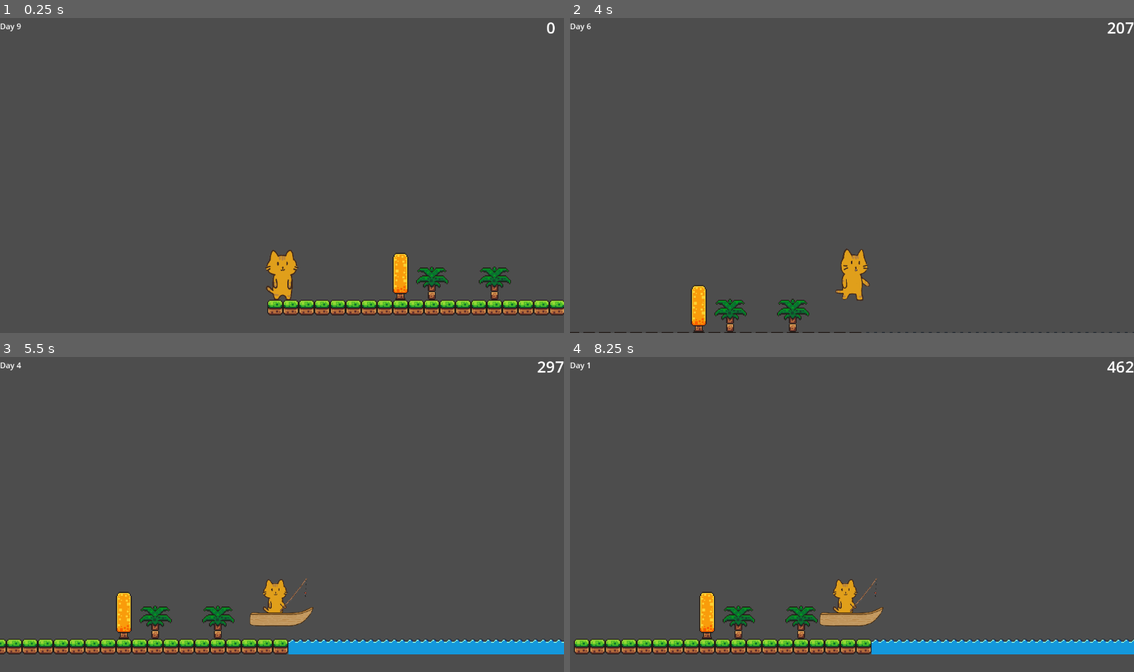
Above: before the commit, frames 1-4 (two rows, left to right).
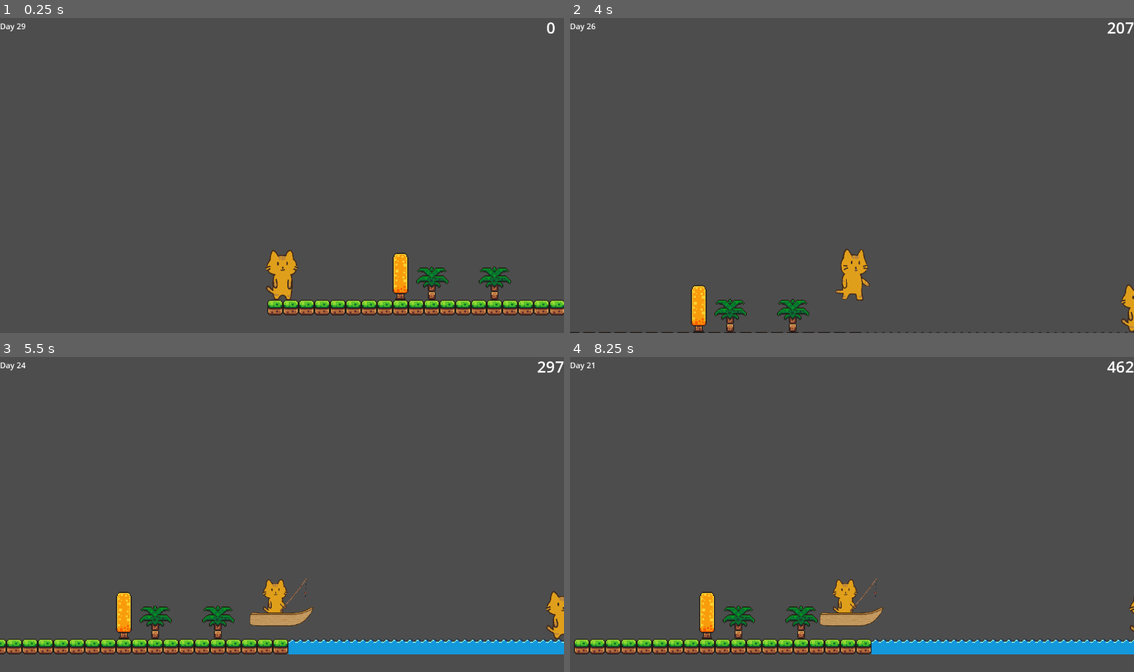
Above: after the commit, the same moments.

Repository: 3yaa/catfishing
Game: Godot game, scene res://scenes/game.tscn
The game is run twice, just before and just after one commit, with the same random seed, the same clock (stepped at 60 frames per second) and the same inputs.
Inputs:
- Up to frame 1 (0.25 s): no input
- Up to frame 2 (4 s): tap Enter (ui_accept) at 0.5, 0.77, 1.52, 3.02, 3.77 s; hold Right (ui_right) 0.53-2.03 s; tap E (interact, bound only after the commit) every 0.75 s from 0.6 to 3.6 s; hold Left (ui_left) 2.03-2.78 s; hold Right (ui_right) from 2.78 s (still down)
- Up to frame 3 (5.5 s): release Right (ui_right) at 4.28 s; hold Left (ui_left) 4.28-5.03 s; tap E (interact, bound only after the commit) at 4.35, 5.1 s; tap Enter (ui_accept) at 4.52 s; hold Right (ui_right) from 5.03 s (still down)
- Up to frame 4 (8.25 s): release Right (ui_right) at 5.78 s; hold Left (ui_left) 5.78-7.28 s; tap E (interact, bound only after the commit) every 0.75 s from 5.85 to 8.1 s; tap Enter (ui_accept) at 6.02, 6.77, 7.52 s; hold Right (ui_right) from 7.28 s (still down)

The runs differ from the first frame. In frame 1, less than 0.1% of the frame differs, in the area x 3-5%, y 1-4%; in frame 2, 0.3%; in frame 3, 0.4%, in the area x 2-100%, y 1-90%; in frame 4, less than 0.1%.

Commit message:
setup npc

Diff:
--- a/project.godot
+++ b/project.godot
@@ -49,6 +49,11 @@
 , Object(InputEventKey,"resource_local_to_scene":false,"resource_name":"","device":-1,"window_id":0,"alt_pressed":false …(183 unchanged characters)…
 ]
 }
+interact={
+"deadzone": 0.2,
+"events": [Object(InputEventKey,"resource_local_to_scene":false,"resource_name":"","device":-1,"window_id":0,"alt_pressed":false,"shift_pressed":false,"ctrl_pressed":false,"meta_pressed":false,"pressed":false,"keycode":0,"physical_keycode":69,"key_label":0,"unicode":101,"location":0,"echo":false,"script":null)
+]
+}
 
 [rendering]
 
--- a/scenes/game.tscn
+++ b/scenes/game.tscn
@@ -9,6 +9,8 @@
 [ext_resource type="PackedScene" uid="uid://cwjnjn45by5b2" path="res://scenes/ui.tscn" id="6_p57ef"]
 [ext_resource type="Script" uid="uid://b2wgiegidtvun" path="res://scripts/clock.gd" id="7_u5sy4"]
 [ext_resource type="Script" uid="uid://bbqbc4aoy1sn8" path="res://scripts/ocean_area.gd" id="8_gee14"]
+[ext_resource type="PackedScene" uid="uid://ww7lhtqnbr0b" path="res://scenes/npc.tscn" id="10_vtaks"]
+[ext_resource type="Script" uid="uid://bgm5r0wluufyu" path="res://scripts/npc/npc_fish_shop.gd" id="11_kvpfn"]
 
 [sub_resource type="TileSetAtlasSource" id="TileSetAtlasSource_iywne"]
 texture = ExtResource("5_iywne")
@@ -177,7 +179,7 @@
 sources/0 = SubResource("TileSetAtlasSource_p57ef")
 
 [sub_resource type="RectangleShape2D" id="RectangleShape2D_u5sy4"]
-size = Vector2(352, 178)
+size = Vector2(464, 178)
 
 [sub_resource type="RectangleShape2D" id="RectangleShape2D_0tnpc"]
 size = Vector2(20, 142)
@@ -204,7 +206,7 @@
 script = ExtResource("2_yqjtg")
 
 [node name="TileMap_Foreground" type="TileMapLayer" parent="."]
-tile_map_data = PackedByteArray("AAAnABQAAAAAAAAAAAAmABQAAAA …(688 unchanged characters)… EAAkAAAA8ABQAAAAEAAkAAAA9ABQAAAAEAAkAAAA=")
+tile_map_data = PackedByteArray("AAAnABQAAAAAAAAAAAAmABQAAAA …(688 unchanged characters)… EAAkAAAA8ABQAAAAEAAkAAAA9ABQAAAAEAAkAAAA+ABQAAAAEAAkAAAA/ABQAAAAEAAkAAABAABQAAAAEAAkAAABBABQAAAAEAAkAAABCABQAAAAEAAkAAABDABQAAAAEAAkAAABEABQAAAAEAAkAAAA=")
 tile_set = SubResource("TileSet_u5sy4")
 
 [node name="Camera2D" type="Camera2D" parent="." node_paths=PackedStringArray("target")]
@@ -224,7 +226,7 @@
 metadata/_edit_group_ = true
 
 [node name="CollisionShape2D" type="CollisionShape2D" parent="OceanArea"]
-position = Vector2(166, -79)
+position = Vector2(222, -79)
 shape = SubResource("RectangleShape2D_u5sy4")
 
 [node name="NightBarrier" type="StaticBody2D" parent="OceanArea"]
@@ -232,3 +234,7 @@
 [node name="CollisionShape2D" type="CollisionShape2D" parent="OceanArea/NightBarrier"]
 position = Vector2(0, -61)
 shape = SubResource("RectangleShape2D_0tnpc")
+
+[node name="Npc" parent="." instance=ExtResource("10_vtaks")]
+position = Vector2(1080, 295)
+script = ExtResource("11_kvpfn")
--- /dev/null
+++ b/scenes/npc.tscn
@@ -0,0 +1,33 @@
+[gd_scene load_steps=5 format=3 uid="uid://ww7lhtqnbr0b"]
+
+[ext_resource type="Texture2D" uid="uid://dg5t307dqvda6" path="res://assets/Warrior/Individual Sprite/idle/idle1.png" id="1_abqhh"]
+[ext_resource type="Texture2D" uid="uid://nh4aatvhppbx" path="res://assets/Warrior/Individual Sprite/idle/idle2.png" id="2_rv78h"]
+
+[sub_resource type="RectangleShape2D" id="RectangleShape2D_7n8xq"]
+size = Vector2(34, 49)
+
+[sub_resource type="SpriteFrames" id="SpriteFrames_4wlns"]
+animations = [{
+"frames": [{
+"duration": 1.0,
+"texture": ExtResource("1_abqhh")
+}, {
+"duration": 1.0,
+"texture": ExtResource("2_rv78h")
+}],
+"loop": true,
+"name": &"default",
+"speed": 5.0
+}]
+
+[node name="Npc" type="Area2D"]
+
+[node name="CollisionShape2D" type="CollisionShape2D" parent="."]
+position = Vector2(-1, 0.5)
+shape = SubResource("RectangleShape2D_7n8xq")
+
+[node name="AnimatedSprite2D" type="AnimatedSprite2D" parent="."]
+scale = Vector2(0.15, 0.15)
+sprite_frames = SubResource("SpriteFrames_4wlns")
+
+[node name="AnimationPlayer" type="AnimationPlayer" parent="AnimatedSprite2D"]
--- a/scenes/ui.tscn
+++ b/scenes/ui.tscn
@@ -47,3 +47,17 @@
 
 [node name="Warning" type="Label" parent="WarningBox"]
 layout_mode = 2
+
+[node name="DialogueBox" type="HBoxContainer" parent="."]
+anchors_preset = -1
+anchor_left = 0.492
+anchor_top = 0.17300001
+anchor_right = 0.492
+anchor_bottom = 0.17300001
+offset_left = 0.21600342
+offset_top = -0.104003906
+offset_right = 40.216003
+offset_bottom = 39.895996
+
+[node name="Dialogue" type="Label" parent="DialogueBox"]
+layout_mode = 2
--- a/scripts/clock.gd
+++ b/scripts/clock.gd
@@ -7,7 +7,7 @@
 var timer: SceneTreeTimer = null
 
 var day:bool = true
-var daytime:float = 10.0
+var daytime:float = 30.0
 
 
 func _ready():
--- /dev/null
+++ b/scripts/npc/npc.gd
@@ -0,0 +1,30 @@
+class_name NPC
+extends Area2D
+
+@onready var ui = $"../UI"
+
+var rescued = false
+var has_player = false
+
+# Called when the node enters the scene tree for the first time.
+func _ready() -> void:
+	body_entered.connect(_on_body_entered)
+	body_exited.connect(_on_body_exited)
+
+
+# Called every frame. 'delta' is the elapsed time since the previous frame.
+func _process(delta: float) -> void:
+	pass
+
+
+func _on_body_entered(body: Player):
+	if not rescued:
+		ui.update_dialogue_display("Press E to rescue")
+	else:
+		ui.update_dialogue_display("Press E to sell fish")
+	has_player = true
+
+
+func _on_body_exited(body: Player):
+	ui.update_dialogue_display("")
+	has_player = false
--- /dev/null
+++ b/scripts/npc/npc_fish_shop.gd
@@ -0,0 +1,22 @@
+class_name NPCFishShop
+extends NPC
+
+const position_ocean = Vector2(920, 295)
+const position_island = Vector2(500, 295)
+
+
+# Called when the node enters the scene tree for the first time.
+func _ready() -> void:
+	super._ready()
+	global_position = position_ocean
+
+
+# Called every frame. 'delta' is the elapsed time since the previous frame.
+func _process(delta: float) -> void:
+	if has_player and not rescued and Input.is_action_just_pressed("interact"):
+		rescue()
+
+
+func rescue():
+	rescued = true
+	global_position = position_island
--- a/scripts/ui.gd
+++ b/scripts/ui.gd
@@ -8,6 +8,7 @@
 @onready var ui_clock_phase = $TimeOfDay/Phase
 @onready var ui_clock_time = $TimeOfDay/Time
 @onready var ui_warning = $WarningBox/Warning
+@onready var ui_dialogue = $DialogueBox/Dialogue
 
 var fish_count: int = 0
 
@@ -48,3 +49,6 @@
 		ui_warning.text = "You can't enter the ocean at night"
 	else:
 		ui_warning.text = ""
+
+func update_dialogue_display(text: String) -> void:
+	ui_dialogue.text = text
Not shown: 1 places in scenes/game.tscn that only renumber resources
Not shown, added: scripts/npc/npc.gd.uid
Not shown, added: scripts/npc/npc_fish_shop.gd.uid
